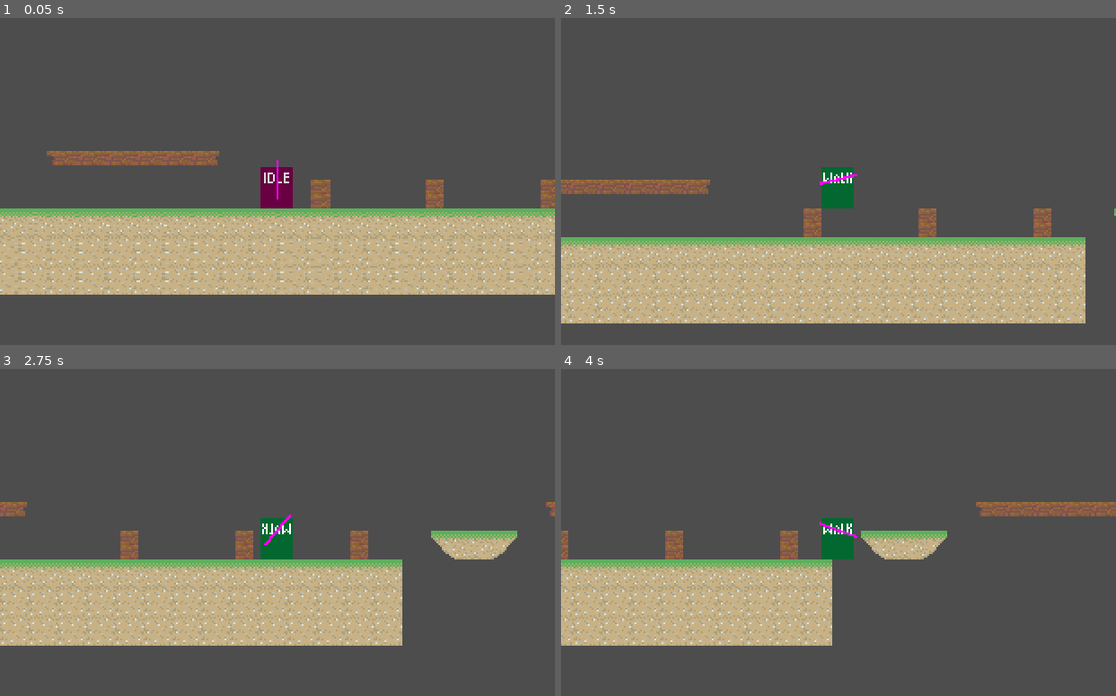
Above: before the commit, frames 1-4 (two rows, left to right).
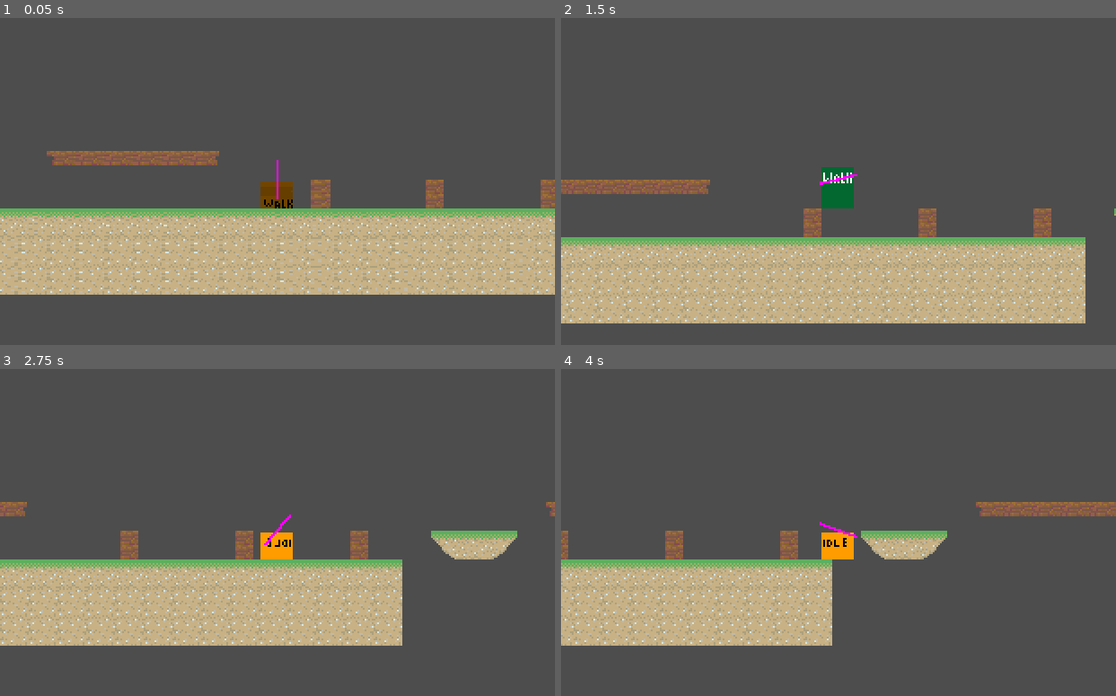
Above: after the commit, the same moments.

Repository: haruo-gabriel/portal2d
Game: Godot game, scene res://levels/level_1/level_scene.tscn
Same seed, same stepped clock (60 frames per second), same inputs: the game is played once before the commit and once after it.
Inputs (mouse positions are in pixels of both pictures, inside the frame that each line leads up to):
- Up to frame 1 (0.05 s): no input
- Up to frame 2 (1.5 s): tap Enter at 0.5 s; move the mouse to (960, 171) at 0.52 s; hold Shift (crouch) 0.53-1.28 s; hold D (move_right) from 0.53 s (still down); tap Space (jump) at 0.77 s; move the mouse to (727, 204) at 1.27 s; tap Shift (crouch) at 1.35 s
- Up to frame 3 (2.75 s): tap Space (jump) at 1.52 s; move the mouse to (333, 463) at 2.02 s; release D (move_right) at 2.03 s; hold A (move_left) from 2.03 s (still down); hold Shift (crouch) from 2.03 s (still down); click (333, 463) at 2.1 s
- Up to frame 4 (4 s): move the mouse to (810, 607) at 2.77 s; release A (move_left) at 2.78 s; release Shift (crouch) at 2.78 s; hold D (move_right) from 2.78 s (still down); tap Shift (crouch) at 2.85 s; tap Space (jump) at 3.02, 3.77 s; move the mouse to (1005, 591) at 3.52 s; hold Shift (crouch) from 3.53 s (still down)

The runs differ from the first frame. In frame 1, 0.7% of the frame differs, in the area x 46-53%, y 45-59%; in frame 2, nothing differs; in frame 3, 0.7%; in frame 4, 0.7%.
Error in both runs: Trying to return value of type "Nil" from a function whose return type is "bool". (res://characters/player/scripts/portal_caster.gd:47)

Commit message:
Adding a variable for animation name in state

Diff:
--- a/godot project/characters/common/finite_state_machine/state_machine.gd
+++ b/godot project/characters/common/finite_state_machine/state_machine.gd
@@ -1,4 +1,5 @@
 
+class_name StateMachine
 extends Node
 
 @export var initial_state: State
--- a/godot project/characters/player/player.tscn
+++ b/godot project/characters/player/player.tscn
@@ -46,16 +46,16 @@
 
 [sub_resource type="Animation" id="Animation_d0u0g"]
 resource_name = "Idle"
-length = 0.5
-loop_mode = 1
-tracks/0/type = "value"
-tracks/0/imported = false
-tracks/0/enabled = true
-tracks/0/path = NodePath("MainSprite:texture")
-tracks/0/interp = 1
-tracks/0/loop_wrap = true
-tracks/0/keys = {
-"times": PackedFloat32Array(0, 0.2, 0.4),
+length = 0.2
+loop_mode = 1
+tracks/0/type = "value"
+tracks/0/imported = false
+tracks/0/enabled = true
+tracks/0/path = NodePath("MainSprite:texture")
+tracks/0/interp = 1
+tracks/0/loop_wrap = true
+tracks/0/keys = {
+"times": PackedFloat32Array(0, 0.1, 0.2),
 "transitions": PackedFloat32Array(1, 1, 1),
 "update": 1,
 "values": [ExtResource("5_plhcd"), ExtResource("5_plhcd"), ExtResource("5_plhcd")]
@@ -63,16 +63,16 @@
 
 [sub_resource type="Animation" id="Animation_8ukh0"]
 resource_name = "Idle (Crouched)"
-length = 0.1
-loop_mode = 1
-tracks/0/type = "value"
-tracks/0/imported = false
-tracks/0/enabled = true
-tracks/0/path = NodePath("MainSprite:texture")
-tracks/0/interp = 1
-tracks/0/loop_wrap = true
-tracks/0/keys = {
-"times": PackedFloat32Array(0.2),
+length = 0.2
+loop_mode = 1
+tracks/0/type = "value"
+tracks/0/imported = false
+tracks/0/enabled = true
+tracks/0/path = NodePath("MainSprite:texture")
+tracks/0/interp = 1
+tracks/0/loop_wrap = true
+tracks/0/keys = {
+"times": PackedFloat32Array(0),
 "transitions": PackedFloat32Array(1),
 "update": 1,
 "values": [ExtResource("6_k707m")]
@@ -122,7 +122,7 @@
 tracks/0/interp = 1
 tracks/0/loop_wrap = true
 tracks/0/keys = {
-"times": PackedFloat32Array(0.1),
+"times": PackedFloat32Array(0),
 "transitions": PackedFloat32Array(1),
 "update": 1,
 "values": [ExtResource("9_qfl83")]
@@ -148,7 +148,7 @@
 
 [node name="MainSprite" type="Sprite2D" parent="." node_paths=PackedStringArray("player")]
 position = Vector2(-2.38419e-07, -11.5)
-texture = ExtResource("5_plhcd")
+texture = ExtResource("9_qfl83")
 script = ExtResource("3_ugign")
 player = NodePath("..")
 
@@ -167,11 +167,12 @@
 position = Vector2(-2.08165e-12, -8)
 shape = SubResource("RectangleShape2D_bv35t")
 
-[node name="AnimationPlayer" type="AnimationPlayer" parent="."]
+[node name="AnimationPlayer" type="AnimationPlayer" parent="." node_paths=PackedStringArray("player")]
 libraries = {
 "": SubResource("AnimationLibrary_auc0t")
 }
 script = ExtResource("22_j0vq1")
+player = NodePath("..")
 
 [node name="RayCast2D" type="RayCast2D" parent="." node_paths=PackedStringArray("player")]
 position = Vector2(0, -17)
--- a/godot project/characters/player/scripts/animation_player.gd
+++ b/godot project/characters/player/scripts/animation_player.gd
@@ -1,8 +1,19 @@
 
 extends AnimationPlayer
+
+@export var player: Player
+
+@onready var state_machine: StateMachine = player.get_node("StateMachine")
 
 func _ready() -> void:
 	pass
 
 func _process(_delta: float) -> void:
-	pass
+
+	var is_crouched_animation: bool = "(Crouched)" in current_animation
+
+	if player.is_crouching and (not is_crouched_animation or not player.is_on_floor()):
+		play("Idle (Crouched)")
+
+	if not player.is_crouching and is_crouched_animation:
+		play(state_machine.current_state.animation_name)
--- a/godot project/characters/player/scripts/player_state.gd
+++ b/godot project/characters/player/scripts/player_state.gd
@@ -4,6 +4,8 @@
 
 var player: Player
 var animation: AnimationPlayer
+
+var animation_name: String
 
 func start() -> void:
 
--- a/godot project/characters/player/states/falling.gd
+++ b/godot project/characters/player/states/falling.gd
@@ -1,12 +1,15 @@
 
 class_name Falling
 extends PlayerState
+
+func _ready() -> void:
+	animation_name = "Fall"
 
 func enter() -> void:
 
 	player.is_falling = true
 
-	animation.play("Fall")
+	animation.play(animation_name)
 
 func exit() -> void:
 
--- a/godot project/characters/player/states/idle.gd
+++ b/godot project/characters/player/states/idle.gd
@@ -2,8 +2,11 @@
 class_name Idle
 extends PlayerState
 
+func _ready() -> void:
+	animation_name = "Idle"
+
 func enter() -> void:
-	animation.play("Idle")
+	animation.play(animation_name)
 
 func can_move() -> bool:
 
--- a/godot project/characters/player/states/jumping.gd
+++ b/godot project/characters/player/states/jumping.gd
@@ -1,6 +1,9 @@
 
 class_name Jumping
 extends PlayerState
+
+func _ready() -> void:
+	animation_name = "Jump"
 
 func enter() -> void:
 
@@ -9,7 +12,7 @@
 
 	player.move_and_slide()
 
-	animation.play("Jump")
+	animation.play(animation_name)
 
 func physics_update(delta: float) -> void:
 
@@ -27,9 +30,5 @@
 
 	player.velocity.x = move_toward(player.velocity.x, new_speed, step)
 
-
-func _ready() -> void:
-	pass # Replace with function body.
-
 func _process(_delta: float) -> void:
 	pass
--- a/godot project/characters/player/states/walking.gd
+++ b/godot project/characters/player/states/walking.gd
@@ -2,8 +2,11 @@
 class_name Walking
 extends PlayerState
 
+func _ready() -> void:
+	animation_name = "Walk"
+
 func enter() -> void:
-	animation.play("Walk")
+	animation.play(animation_name)
 	player.velocity += player.direction * Vector2(.001, 0)
 
 func physics_update(delta: float) -> void:
